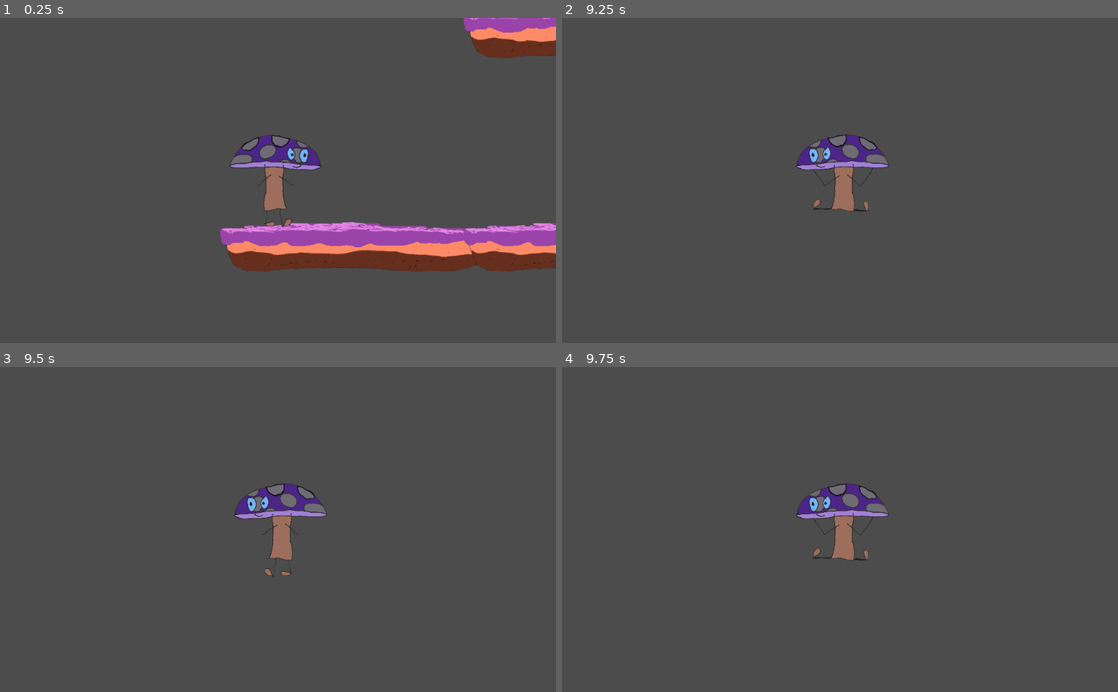
Above: before the commit, frames 1-4 (two rows, left to right).
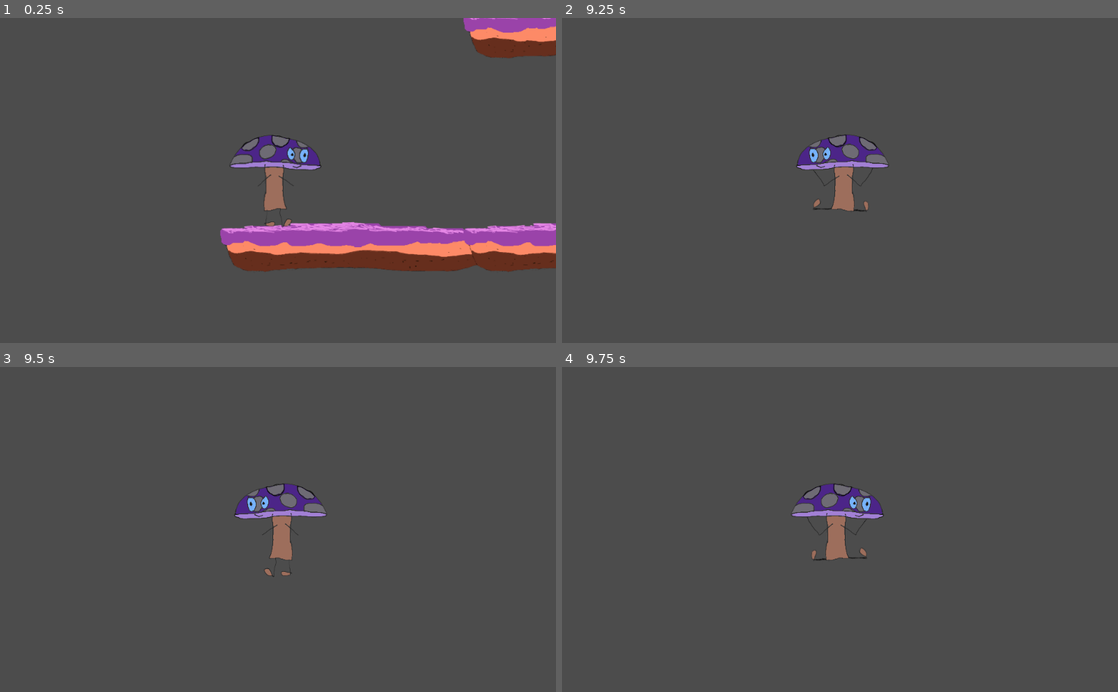
Above: after the commit, the same moments.

Repository: kyleagren/Mushroom-Quest-Exodus
Game: Godot game, scene res://Scenes/Level.tscn
Two runs of this game, one before a commit and one after it. Both use one fixed random seed, a clock stepped at 60 frames per second and the inputs below.
Inputs:
- Up to frame 1 (0.25 s): no input
- Up to frame 2 (9.25 s): hold D (right) 0.53-2.03 s; tap Space (jump) at 0.77, 1.52, 3.02, 3.77, 4.52, 6.02, 6.77, 7.25, 7.52, 9.02 s; hold A (left) 2.03-4.28 s; tap Enter at 4.25, 8 s; hold D (right) 4.28-8.03 s; hold A (left) from 8.03 s (still down)
- Up to frame 3 (9.5 s): keep holding A (left)
- Up to frame 4 (9.75 s): tap Space (jump) at 9.5 s; release A (left) at 9.53 s; hold D (right) from 9.53 s (still down)

Frames 1-3 are identical in both runs. In frame 4, 1.5% of the frame differs, in the area x 41-59%, y 35-60%.

Commit message:
OK this time I actually did fix the animation
It works perfectly unless you count running in the air.

Diff:
--- a/Scripts/Player.gd
+++ b/Scripts/Player.gd
@@ -21,18 +21,14 @@
 	move_and_slide(motion, UP)
 
 func move():
-	var animation = $AnimationPlayer.get_current_animation()
 	if Input.is_action_pressed("left") and not Input.is_action_pressed("right"):
 		motion.x = -speed
 		$Sprite.flip_h = true
-		if animation == "Idle":
-			$AnimationPlayer.play("Run")
 	elif Input.is_action_pressed("right") and not Input.is_action_pressed("left"):
 		motion.x = speed
+		$Sprite.flip_h = false
 	else:
 		motion.x = 0
-		if motion.y == GRAVITY and is_on_floor():
-			$AnimationPlayer.play("Idle")
 
 
 func jump():
@@ -65,10 +61,8 @@
 	if motion.y < 0:
 		$AnimationPlayer.play("Jump")
 	elif not animation == "Jump" and motion.x > 0:
-		$Sprite.flip_h = false
 		$AnimationPlayer.play("Run")
 	elif not animation == "Jump" and motion.x < 0:
-		$Sprite.flip_h = true
 		$AnimationPlayer.play("Run")
 	else:
 		$AnimationPlayer.play("Idle")
